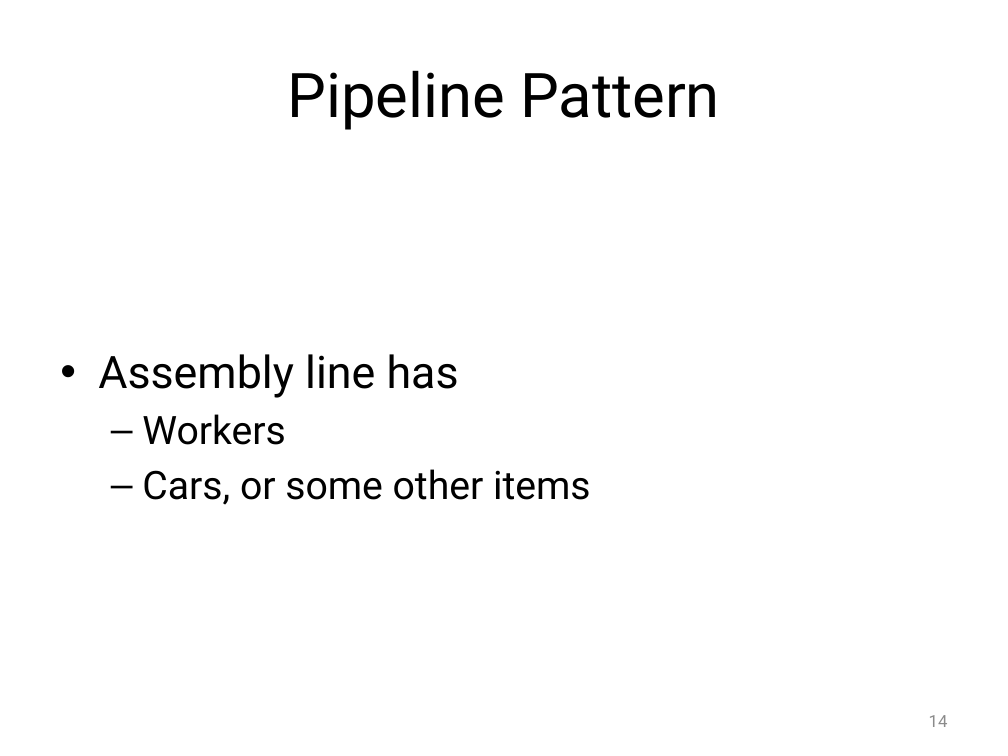
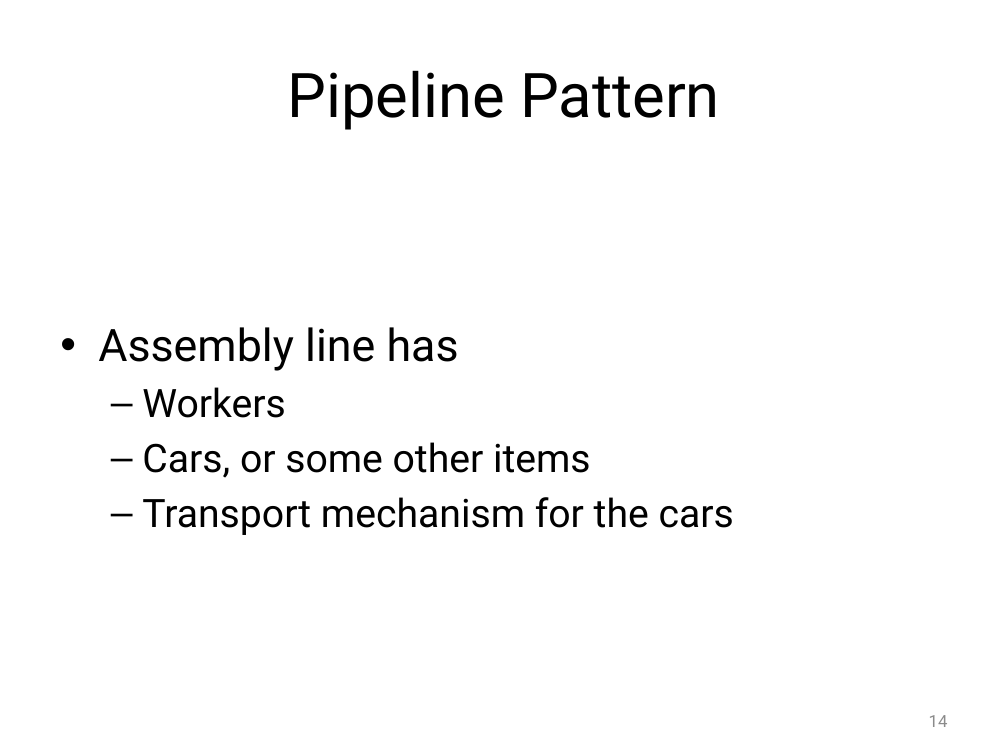
Before and after one commit to Jule/aw1, a slide deck: slide 14 of Praese/Presentation1.pptx. Drawn at 1008x756 pixels with LibreOffice and Linux fonts; fonts in the diff are those of the drawing; background and template pictures are left out. Boxes give left, top, right and bottom in pixels: in the first picture for what was removed or moved away, otherwise in the second. Text is boxed around its words. In the diff, an @@ line names an element or a change of style, - is before the commit and + after.

Commit message:
Add pseudocode for pipeline pattern

```diff
--- a/Praese/Presentation1.pptx
+++ b/Praese/Presentation1.pptx
@@ text at (x1=142, y1=497, x2=734, y2=535): paragraph added @@
+  – Transport mechanism for the cars
```
Also in this commit, not shown: 1 other slide changed, 1 slide added.
